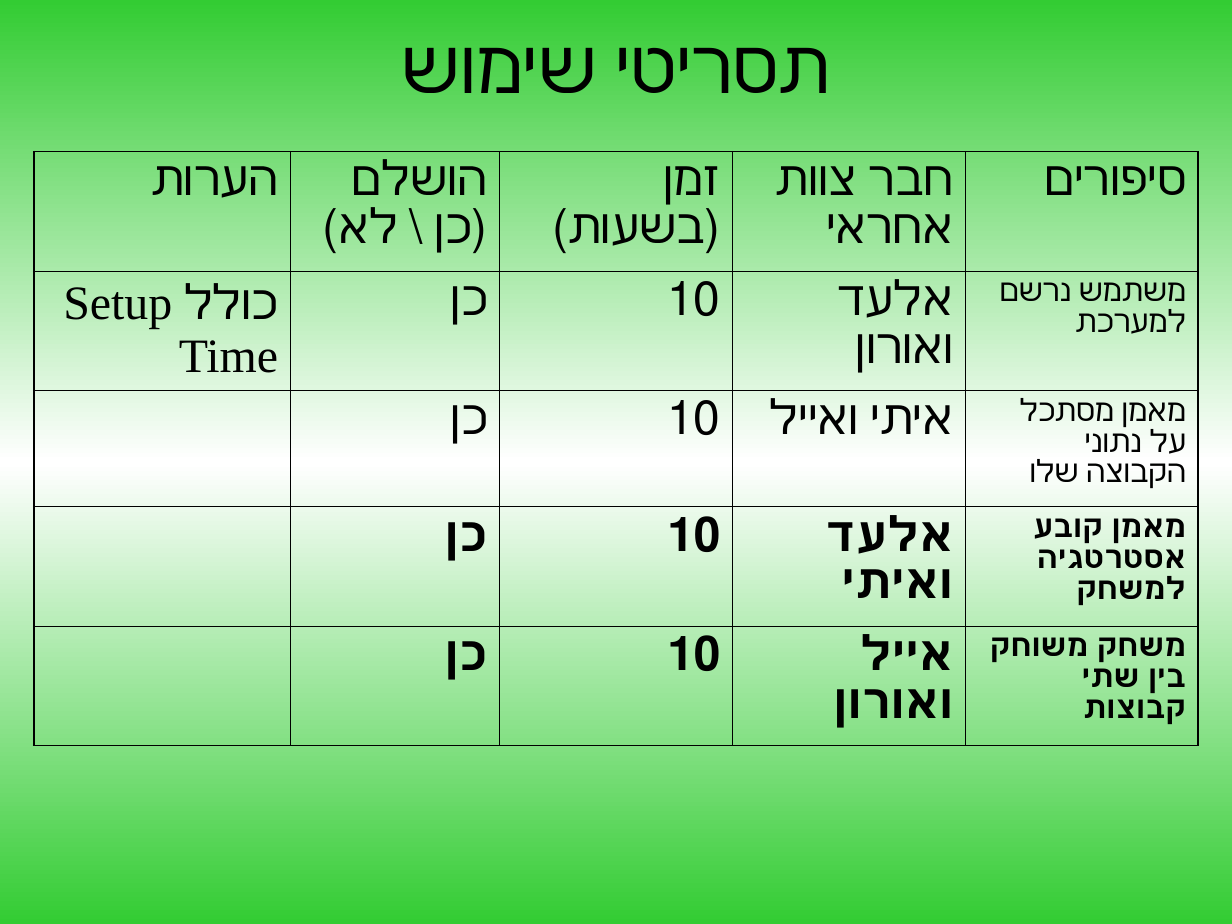
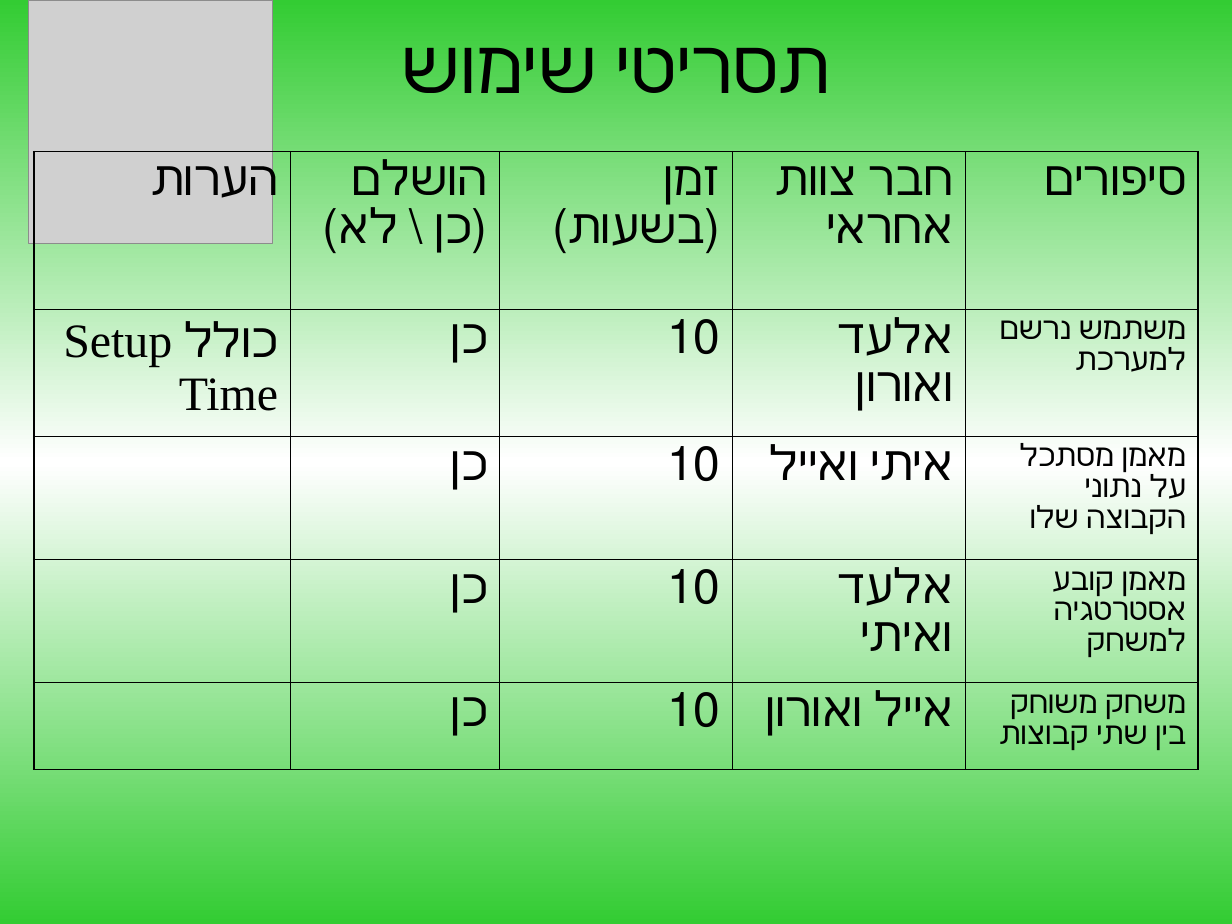
Before and after one commit to mtabsc2009/mta-hattrick, a slide deck: slide 4 of GeneralTester/progress.ppt. Drawn at 1232x924 pixels with LibreOffice and Linux fonts; fonts in the diff are those of the drawing; grey boxes stand for pictures. Boxes give left, top, right and bottom in pixels: in the first picture for what was removed or moved away, otherwise in the second. Text is boxed around its words. In the diff, an @@ line names an element or a change of style, - is before the commit and + after.

```diff
--- a/GeneralTester/progress.ppt
+++ b/GeneralTester/progress.ppt
@@ picture added at [28,0,272,244] @@
@@ table at [33,152,1198,770] @@
@@ bold off in "כן", "10", "אלעד ואיתי", "מאמן קובע אסטרטגיה למשחק" and 4 more places @@
```
Also in this commit, not shown: 6 other slides changed, 5 slides added, 2 other files.
